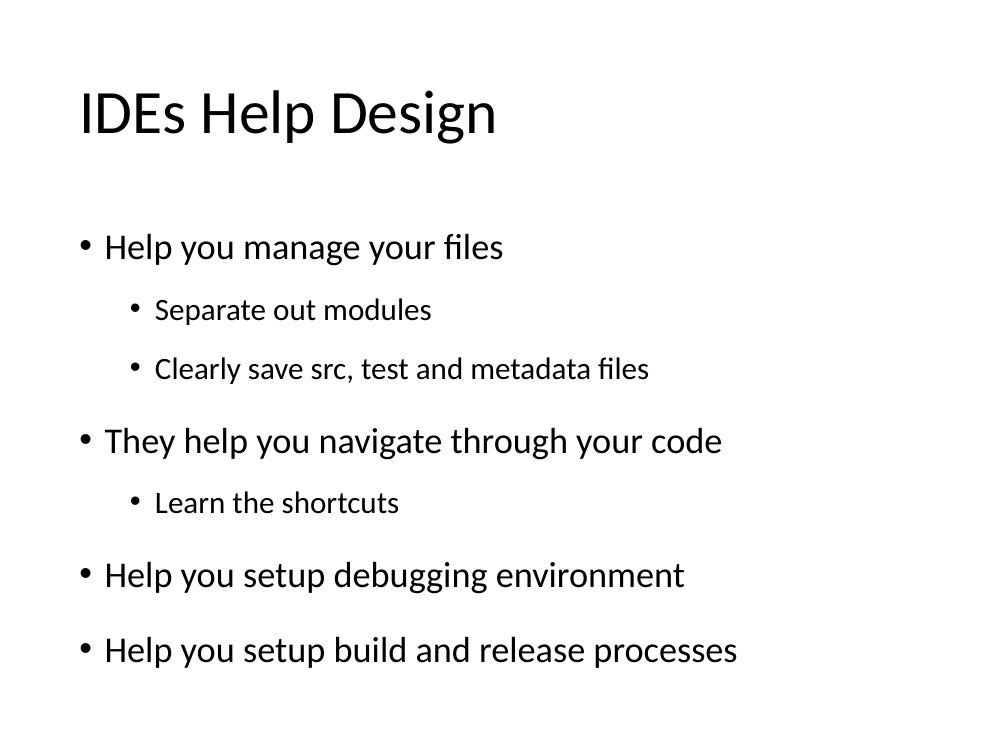
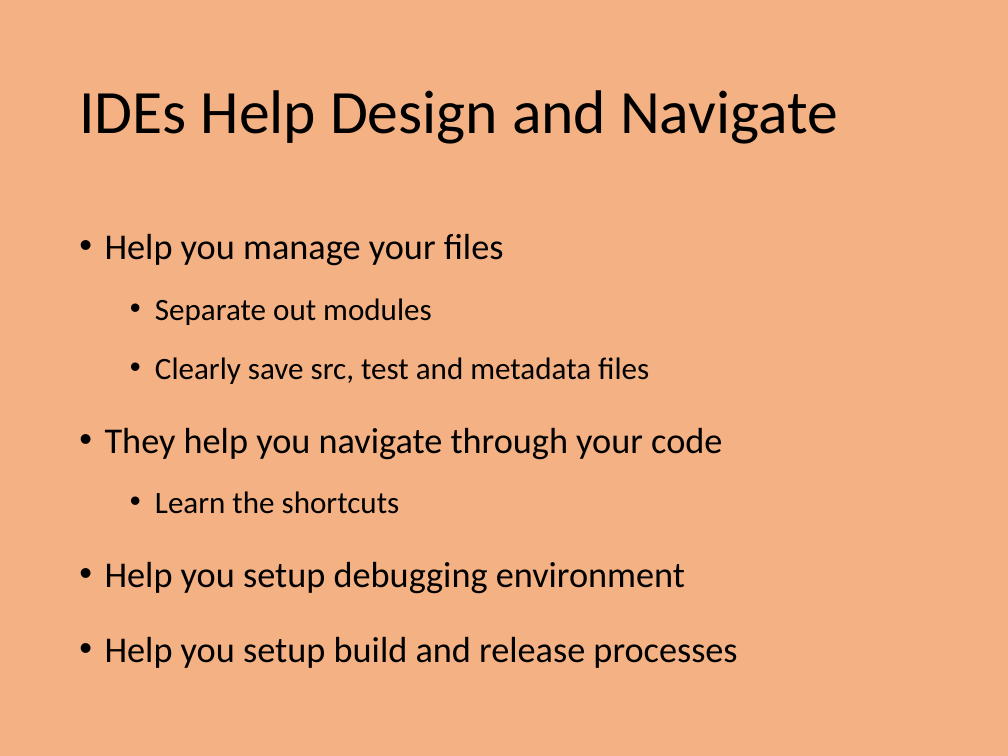
Before and after one commit to PrincetonUniversity/intro_debugging, a slide deck: slide 4 of 01_overview/Introduction_To_Debugging.pptx. Drawn at 1008x756 pixels with LibreOffice and Linux fonts; fonts in the diff are those of the drawing. Boxes give left, top, right and bottom in pixels: in the first picture for what was removed or moved away, otherwise in the second. Text is boxed around its words. In the diff, an @@ line names an element or a change of style, - is before the commit and + after.

```diff
--- a/01_overview/Introduction_To_Debugging.pptx
+++ b/01_overview/Introduction_To_Debugging.pptx
@@ background #FFFFFF to #F4B183 @@
@@ title at box(79, 90, 838, 144): text changed @@
-IDEs Help Design
+IDEs Help Design and Navigate
```
Also in this commit, not shown: 5 other slides changed, 4 slides added, 1 slide removed, 10 other files.
